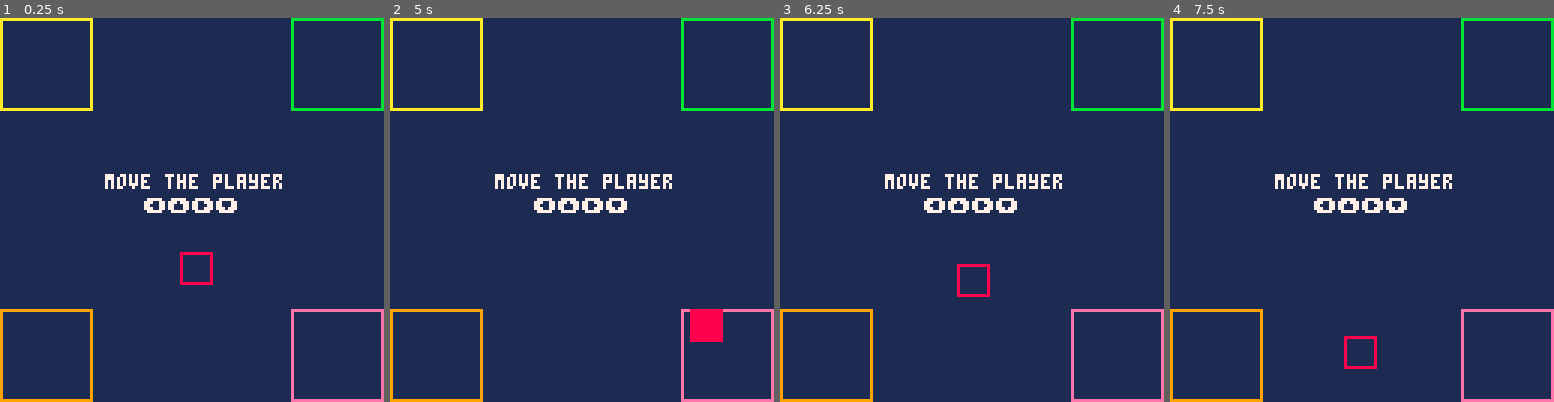
Above: before the commit, frames 1-4 (left to right).
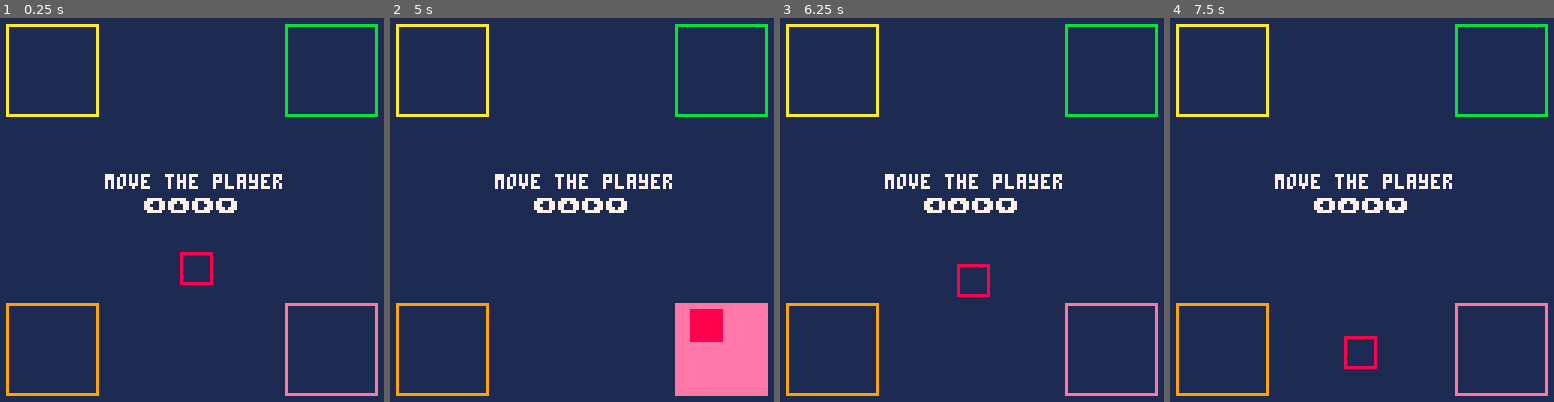
Above: after the commit, the same moments.

Repository: dimiro1/pico8-carts
Game: PICO-8 cartridge aabb.p8
The game is run twice, just before and just after one commit, with the same random seed, the same clock (stepped at 60 frames per second) and the same inputs.
Inputs:
- Up to frame 1 (0.25 s): no input
- Up to frame 2 (5 s): hold Left 1.97-2.37 s; hold Down 2.42-2.82 s; hold Right 2.87-3.53 s; hold Up 3.58-4.08 s; hold Right 4.13-4.53 s; hold Down from 4.58 s (still down)
- Up to frame 3 (6.25 s): release Down at 5.08 s; hold Left 5.13-5.8 s; hold Up 5.85-6.18 s; hold Left from 6.23 s (still down)
- Up to frame 4 (7.5 s): release Left at 6.63 s; hold Down 6.68-7.08 s; hold Right from 7.13 s (still down)

The runs differ from the first frame. In frame 1, 5.8% of the frame differs, in the area x 0-100%, y 0-100%; in frame 2, 9.6%; in frame 3, 5.8%; in frame 4, 5.8%.

Commit message:
Update background color of collided objects

Diff:
--- a/aabb.p8
+++ b/aabb.p8
@@ -11,15 +11,19 @@
 	return false
 end
 
+function update_object(o)
+	o.collision=false
+end
+
 function draw_object(o)
 	rect(o.x,o.y,o.x+o.w,o.y+o.h,o.c)
+	if o.collision then
+		rectfill(o.x,o.y,o.x+o.w,o.y+o.h,o.c)
+	end
 end
 
 function draw_player(p)
 	draw_object(p)
-	if p.collision then
-		rectfill(p.x,p.y,p.x+p.w,p.y+p.h,p.c)
-	end
 end
 
 function dummy() end
@@ -30,12 +34,15 @@
 		if p!=o then
 			if aabb(p,o) then
 				p.collision=true
+				o.collision=true
 			end
 		end
 	end
 end
 
 function update_player(self)
+	self.collision=false
+
 	if btn(➡️) then
 		self.dx=1
 	elseif btn(⬅️) then
@@ -67,9 +74,10 @@
 		c=c,
 		dx=0,
 		dy=0,
-		update=dummy,
+		update=update_object,
 		collides=dummy,
 		draw=draw_object,
+		collision=false,
 	}
 end
 
@@ -84,10 +92,10 @@
 function _init()
 	objects = {}
 
-	add(objects,make_object(0,0,30,30,10))
-	add(objects,make_object(97,0,30,30,11))
-	add(objects,make_object(97,97,30,30,14))
-	add(objects,make_object(0,97,30,30,9))
+	add(objects,make_object(2,2,30,30,10))
+	add(objects,make_object(95,2,30,30,11))
+	add(objects,make_object(95,95,30,30,14))
+	add(objects,make_object(2,95,30,30,9))
 	add(objects,make_player(60,78))
 end
 
